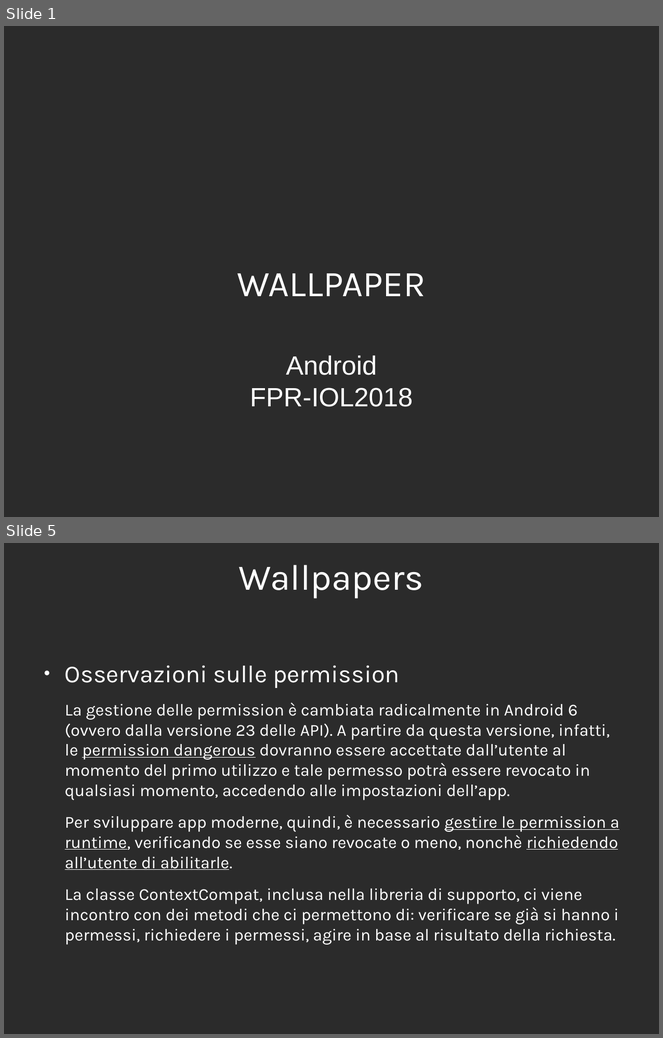
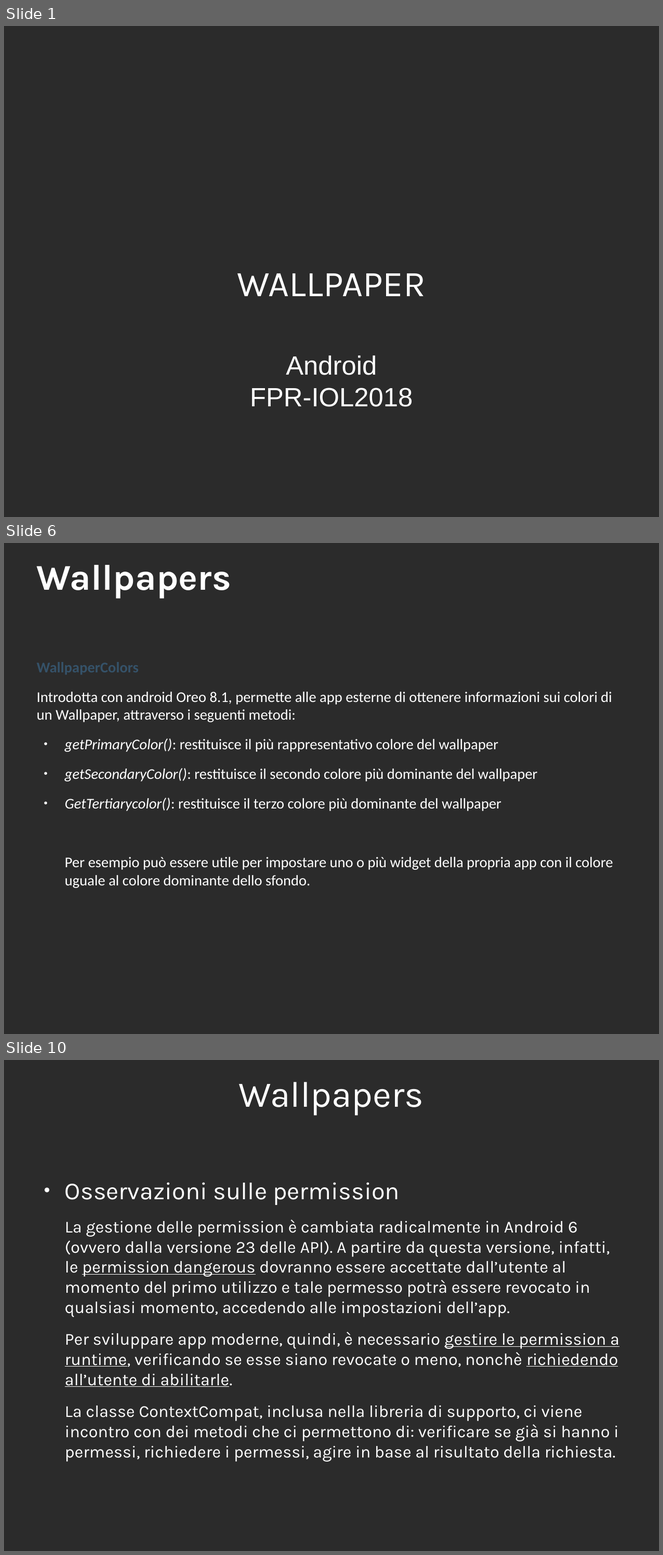
Before and after one commit to 0088024/Wallpaper_v4, a slide deck: ESONERO_WALLPAPERS_FPR-IOL2018.odp. Shown one above the other, each under a label of ours: slides 1 and 5 before the commit, slides 1, 6 and 10 after it; the slides between them are not shown. The pictures are 663x1038 and 663x1555 pixels, drawn with LibreOffice and Linux fonts; fonts in the diff are those of the drawing; background and template pictures are left out; a plain dark background stands for a picture behind light text. Boxes give left, top, right and bottom in pixels: in the first picture for what was removed or moved away, otherwise in the second. Text is boxed around its words. In the diff, an @@ line names an element or a change of style, - is before the commit and + after.

```diff
--- a/ESONERO_WALLPAPERS_FPR-IOL2018.odp
+++ b/ESONERO_WALLPAPERS_FPR-IOL2018.odp
@@ slide 6 added at [4, 543, 659, 1034], background picture (left out) @@
@@ title added at [37, 565, 231, 599], 44 pt, text #FFFFFF, bold @@
+Wallpapers
@@ text added at [37, 692, 613, 888], 18 pt, text #FFFFFF @@
+WallpaperColors
+Introdotta con android Oreo 8.1, permette alle app esterne di ottenere informazioni sui colori di un Wallpaper, attraverso i seguenti metodi:
+● getPrimaryColor(): restituisce il più rappresentativo colore del wallpaper
+● getSecondaryColor(): restituisce il secondo colore più dominante del wallpaper
+● GetTertiarycolor(): restituisce il terzo colore più dominante del wallpaper
+Per esempio può essere utile per impostare uno o più widget della propria app con il colore uguale al colore dominante dello sfondo.
@@ what was slide 5 is now slide 10 @@
```
Also in this commit, not shown: 4 slides changed, 4 other slides added.
